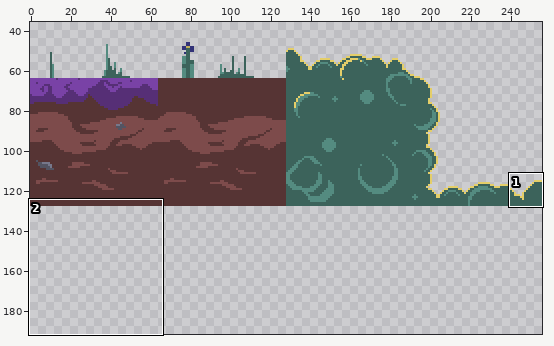
Pixel-art file -- img/tiles/tiles_normal.aseprite. The picture above shows the old version from afar; the outline marks the close-up.
Close-up. As it was:
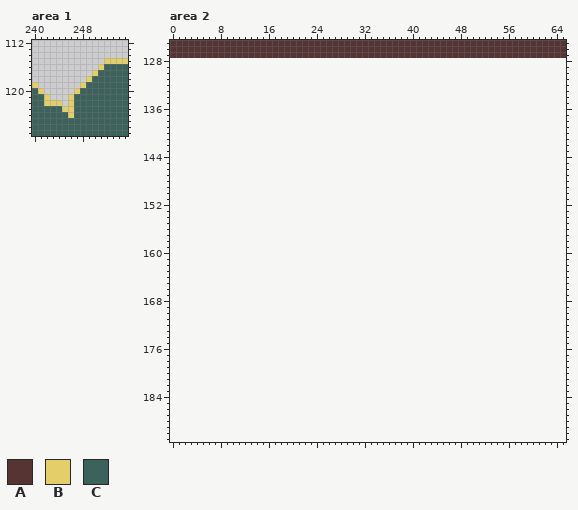
256x128 pixels, 1 frame. Shown: area 1: x 240..255, y 112..127; area 2: x 0..65, y 125..191. The old version is drawn lined up with the new one, on the new canvas. The wide view leaves out empty margins. The commit also changed other parts of the picture, which this record leaves out.
Visible layers, top first: "PROPS", "Layer 1".
Palette (. is transparent): A #563434  B #e4ce69  C #3c635b
Pixels before, area 1, first column x 240:
115 ............BBBB
116 ...........BCCCC
117 ..........BCCCCC
118 .........BCCCCCC
119 B.......BCCCCCCC
120 CB.....BCCCCCCCC
121 CCB...BCCCCCCCCC
122 CCBBB.BCCCCCCCCC
123 CCCCCBBCCCCCCCCC
124 CCCCCCBCCCCCCCCC
125 CCCCCCCCCCCCCCCC
126 CCCCCCCCCCCCCCCC
127 CCCCCCCCCCCCCCCC
Pixels before, area 2 (only the part around the change), first column x 0:
125 AAAAAAAAAAAAAAAAAAAAAAAAAAAAAAAAAAAAAAAAAAAAAAAAAAAAAAAAAAAAAAAAAA
126 AAAAAAAAAAAAAAAAAAAAAAAAAAAAAAAAAAAAAAAAAAAAAAAAAAAAAAAAAAAAAAAAAA
127 AAAAAAAAAAAAAAAAAAAAAAAAAAAAAAAAAAAAAAAAAAAAAAAAAAAAAAAAAAAAAAAAAA
128 ..................................................................
129 ..................................................................
130 ..................................................................
131 ..................................................................
132 ..................................................................
133 ..................................................................
134 ..................................................................
135 ..................................................................
136 ..................................................................
137 ..................................................................
138 ..................................................................
139 ..................................................................
140 ..................................................................
141 ..................................................................
142 ..................................................................
143 ..................................................................
144 ..................................................................
145 ..................................................................
146 ..................................................................
147 ..................................................................
148 ..................................................................
149 ..................................................................
150 ..................................................................
151 ..................................................................
152 ..................................................................
153 ..................................................................
154 ..................................................................
155 ..................................................................
156 ..................................................................
157 ..................................................................
158 ..................................................................
159 ..................................................................
160 ..................................................................
161 ..................................................................
162 ..................................................................
163 ..................................................................
164 ..................................................................
165 ..................................................................
166 ..................................................................
167 ..................................................................
168 ..................................................................
169 ..................................................................
170 ..................................................................
171 ..................................................................
172 ..................................................................
173 ..................................................................
174 ..................................................................
175 ..................................................................
176 ..................................................................
177 ..................................................................
178 ..................................................................
179 ..................................................................
180 ..................................................................
181 ..................................................................
182 ..................................................................
183 ..................................................................
184 ..................................................................
185 ..................................................................
186 ..................................................................
187 ..................................................................
188 ..................................................................
189 ..................................................................
190 ..................................................................
191 ..................................................................
After:
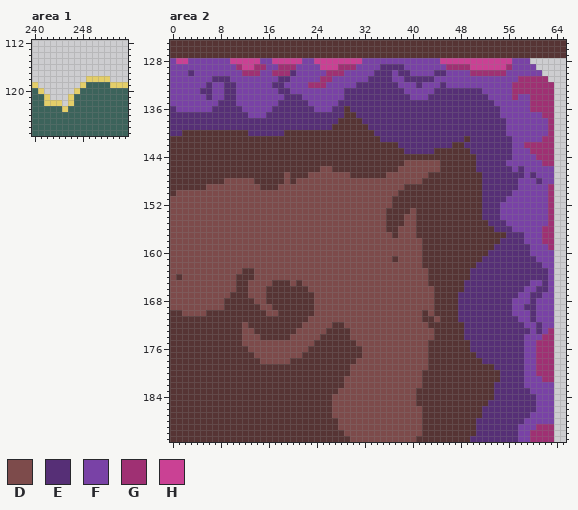
Colours new in this view: D #7d4b4b  E #562f76  F #7942a6  G #9f3073  H #ca4194
Diff:
canvas 256x128 -> 256x192
Changed rows in their new state; - is an unchanged pixel.
Area 1:
first column x 250:
115 --....
116 -.....
117 ......
118 BBB...
119 ---BBB
first column x 246:
123 C
124 C
Area 2:
first column x 0:
128 FHHFFFFFFFHHHHHFFHHHHHFFHHHHHHHHFFFFFFFFFFFFFHHHHHHHHHHHHFFF----
129 FFFFFFFFFFFGHHGGFFGGGFFFFHHHGGGFFFFEEEEFFFFFFFGGGGHHHHHHGFFFF---
130 FFFEFFFFFFFFGGGFFGGGEFFFFFGGGFFFFFEEEFEEFFFFEEFFFFGGGGGGFFFFFF--
131 FFFFFFFEEEFFFFFFFFEEFFFFFGGFFFFFFEEEEFFEEEEEFFFFFFFFFFFFFFGGGGG-
132 FFFFFFEFFEEFFFFFFEEFFFFGGGFFFFFEEEEEEEFFFEFFFEFFFFFFFFFFFGGGGGGG
133 FFFFFEEFFEEFFFFFFFEEFFFFFFFFFEEEEEEEEEEFFFFFEEEEEEEEFFFFFGGGGGGG
134 FFFFFFEFFEEFFFFFFFFEEEFFFFFFFEEEEEEEEEEEFFFEEEEEEEEEEFFFFGFFGGGG
135 FFFFFFFFEEEFFFFFFFEEEEEFFFFFEEEEEEEEEEEEEEEEEEEEEEEEEEFFFFFFGGGG
136 EFFFFFFEEEEEFFFFFEEEEEEEFFFEEAEEEEEEEEEEEEEEEEEEEEEEEEEFFFFFGGGG
137 EEEEEEEEEEEEEFFFEEEEEEEEEEEEEAAEEEEEEEEEEEEEEEEEEEEEEEEFFFFFFFGG
138 EEEEEEEEEEEEEEEEEEEEEEEEEEEEAAAAEEEEEEEEEEEEEEEEEEEEEEEEFFFFFFFG
139 EEEEEEEEEEEEEEEEEEEEEEEEEEEAAAAAAEEEEEEEEEEEEEEEEEEEEEEEFFFFFFFG
140 EEAAAAAAAAAAAEEEEEEAAAAAAAAAAAAAAAEEEEEEEEEEEEEEEEEEEEEEFFFFFFFG
141 AAAAAAAAAAAAAAAAAAAAAAAAAAAAAAAAAAAEEEEEEEEEEEEEEAEEEEEEEFFFFFGG
142 AAAAAAAAAAAAAAAAAAAAAAAAAAAAAAAAAAAAAAEEEEEEEEEAAEEEEEEEEFFGGGGG
143 AAAAAAAAAAAAAAAAAAAAAAAAAAAAAAAAAAAAAAAEEEEEAAAAAAEEEEEEEFFFGGGG
144 AAAAAAAAAAAAAAAAAAAAAAAAAAAAAAAAAAAAAAAAAAAAAAAAAAAEEEEEEFFFFGGG
145 AAAAAAAAAAAAAAAAAAAAAAAAAAAAAAAAAAAAAAADDDDDDAAAAAAEEEEEFFFFFFGG
146 AAAAAAAAAAAAAAAAAAAAAAAAADDAAAAAAAAAAADDDDDDDAAAAAAEEEEEEFEFFFFF
147 AAAAAAAAAAAAAAAAAAADAAADDDDDDDAAAAAADDDDDDDAAAAAAAAAEEEEEEEFEFFF
148 AAAAAAAAADDDDDAAAAADADDDDDDDDDDDDDDDDDDDDDAAAAAAAAAAEEEEEEFFFEFF
149 AAAAAADDDDDDDDDAAADDDDDDDDDDDDDDDDDDDDDAAAAAAAAAAAAAEEEEEEFFFFFG
150 ADDDDDDDDDDDDDDDDDDDDDDDDDDDDDDDDDDDDDAAAAAAAAAAAAAAEEEEEFFFFFFG
151 DDDDDDDDDDDDDDDDDDDDDDDDDDDDDDDDDDDDDAAAAAAAAAAAAAAAEEEEFFFFFFFG
152 DDDDDDDDDDDDDDDDDDDDDDDDDDDDDDDDDDDDDAAAAAAAAAAAAAAAEEEFFFFFFFFG
153 DDDDDDDDDDDDDDDDDDDDDDDDDDDDDDDDDDDDAAAADAAAAAAAAAAAEEEFFFFFFFFG
154 DDDDDDDDDDDDDDDDDDDDDDDDDDDDDDDDDDDDAAADDAAAAAAAAAAAEEEFFFFFFFFG
155 DDDDDDDDDDDDDDDDDDDDDDDDDDDDDDDDDDDDAAADDAAAAAAAAAAAAEEEFFFFFFFG
156 DDDDDDDDDDDDDDDDDDDDDDDDDDDDDDDDDDDDAADDDAAAAAAAAAAAAAEEEFFFFFGG
157 DDDDDDDDDDDDDDDDDDDDDDDDDDDDDDDDDDDDDADDDAAAAAAAAAAAAAAAEEEFFFGG
158 DDDDDDDDDDDDDDDDDDDDDDDDDDDDDDDDDDDDDDDDDDAAAAAAAAAAAAAEEEEFFFGG
159 DDDDDDDDDDDDDDDDDDDDDDDDDDDDDDDDDDDDDDDDDDAAAAAAAAAAAAEEEEEEFFFG
160 DDDDDDDDDDDDDDDDDDDDDDDDDDDDDDDDDDDDDDDDDDAAAAAAAAAAAEEEEEEEFFFF
161 DDDDDDDDDDDDDDDDDDDDDDDDDDDDDDDDDDDDDADDDDAAAAAAAAAAEEEEEEEEEFFF
162 DDDDDDDDDDDDDDDDDDDDDDDDDDDDDDDDDDDDDDDDDDAAAAAAAAAEEEEEEEEEEEFF
163 DDDDDDDDDDDDAADDDDDDDDDDDDDDDDDDDDDDDDDDDDDAAAAAAAEEEEEEEEEEEEEF
164 DADDDDDDDDDAAADDDDDDDDDDDDDDDDDDDDDDDDDDDDDAAAAAAAEEEEEEEEEEEEEF
165 DDDDDDDDDDDAADDDDAAADADDDDDDDDDDDDDDDDDDDDDAAAAAAEEEEEEEEEEEFFEF
166 DDDDDDDDDDDAADDDAAAAAAADDDDDDDDDDDDDDDDDDDDDAAAAAEEEEEEEEEEFFEEF
167 DDDDDDDDDDAAADDDAAAAAAAADDDDDDDDDDDDDDDDDDDDAAAAEEEEEEEEEEFFEEFF
168 DDDDDDDDDAAAAADDAAAAAAAADDDDDDDDDDDDDDDDDDDDAAAAEEEEEEEEEFFFEFFF
169 DDDDDDDDDAAAAAADDAAAAAAADDDDDDDDDDDDDDDDDDDDAAAAEEEEEEEEEFFEEFFF
170 AADDDDAAAAAAAAAADDAAAAAADDDDDDDDDDDDDDDDDDADAAAAEEEEEEEEEFFFEFFF
171 AAAAAAAAAAAAAAAAAAAAAAADDDDDDDDDDDDDDDDDDDAADAAAEEEEEEEEEEFFEFFF
172 AAAAAAAAAAAADAAAAAAAAADDDDDAADDDDDDDDDDDDDDAAAAAAEEEEEEEEEEFFEFF
173 AAAAAAAAAAAADDAAAAAAADDDDDAAAADDDDDDDDDDDDDDAAAAAEEEEEEEEEEEFEFG
174 AAAAAAAAAAAADDDAAAAADDDDDAAAAADDDDDDDDDDDDDDAAAAAEEEEEEEEEEFFFGG
175 AAAAAAAAAAAADDDDDDDDDDDDAAAAAAADDDDDDDDDDDDAAAAAAAEEEEEEEEEFFGGG
176 AAAAAAAAAAAAADDDDDDDDDDAAAAAAAAADDDDDDDDDDDAAAAAAAEEEEEEEEEFFGGG
177 AAAAAAAAAAAAAADDDDDDDDAAAAAAAAAADDDDDDDDDDDAAAAAAAAEEEEEEEEFFGGG
178 AAAAAAAAAAAAAAADDDDDAAAAAAAAAAADDDDDDDDDDDDAAAAAAAAAEEEEEEEFFGGG
179 AAAAAAAAAAAAAAAAAAAAAAAAAAAAAADDDDDDDDDDDDDAAAAAAAAAAAEEEEEFFGGG
180 AAAAAAAAAAAAAAAAAAAAAAAAAAAAAADDDDDDDDDDDDAAAAAAAAAAAAAEEEEFFGGG
181 AAAAAAAAAAAAAAAAAAAAAAAAAAAAADDDDDDDDDDDDDAAAAAAAAAAAAAEEEEFFFGG
182 AAAAAAAAAAAAAAAAAAAAAAAAAAAAADDDDDDDDDDDDDAAAAAAAAAAAAEEEEEFFFFF
183 AAAAAAAAAAAAAAAAAAAAAAAAAAAADDDDDDDDDDDDDAAAAAAAAAAAAAEEEEEEFFFF
184 AAAAAAAAAAAAAAAAAAAAAAAAAAADDDDDDDDDDDDDDAAAAAAAAAAAAAEEEEEEEFFF
185 AAAAAAAAAAAAAAAAAAAAAAAAAAADDDDDDDDDDDDDDAAAAAAAAAAAAEEEEEEEEFFF
186 AAAAAAAAAAAAAAAAAAAAAAAAAAADDDDDDDDDDDDDDDAAAAAAAAAAEEEEEEEEEFFF
187 AAAAAAAAAAAAAAAAAAAAAAAAAAADDDDDDDDDDDDDDDAAAAAAAAAAEEEEEEEEFFFF
188 AAAAAAAAAAAAAAAAAAAAAAAAAAAADDDDDDDDDDDDDDAAAAAAAAAEEEEEEEEFFFFF
189 AAAAAAAAAAAAAAAAAAAAAAAAAAAADDDDDDDDDDDDDDAAAAAAAAAEEEEEEEFFFGGG
190 AAAAAAAAAAAAAAAAAAAAAAAAAAAAADDDDDDDDDDDDDAAAAAAAAAEEEEEEEFFGGGG
191 AAAAAAAAAAAAAAAAAAAAAAAAAAAAAADDDDDDDDDDDAAAAAAAAAEEEEEEEEFFGGGG
Changed places in both close-ups, as pixel boxes (x1, y1, x2, y2):
changed: (68, 58, 128, 118)
added: (170, 58, 554, 442)
